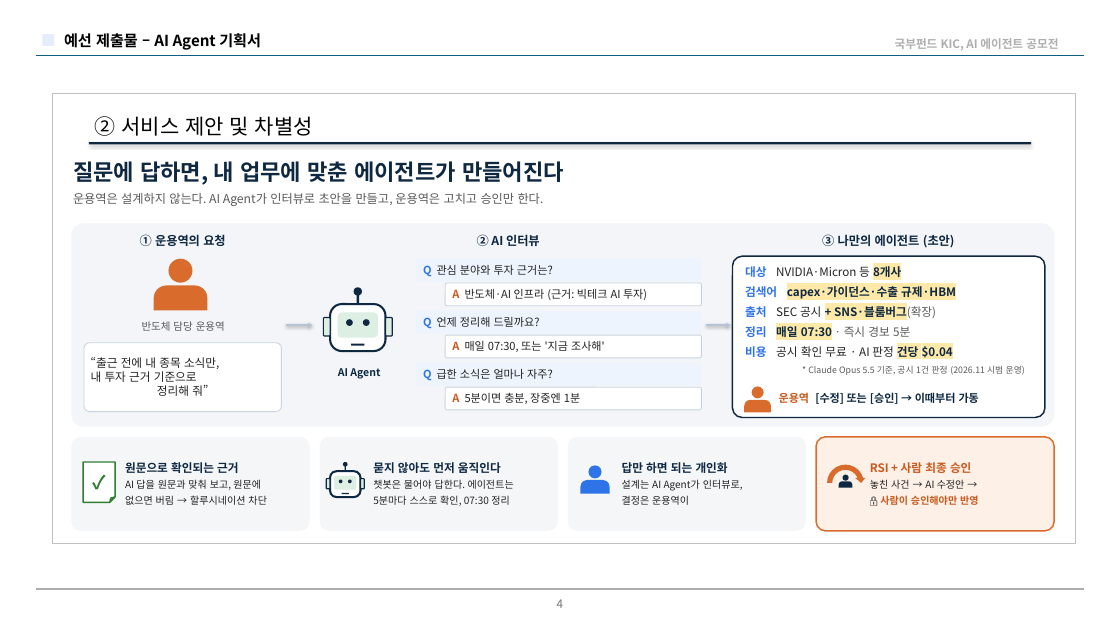
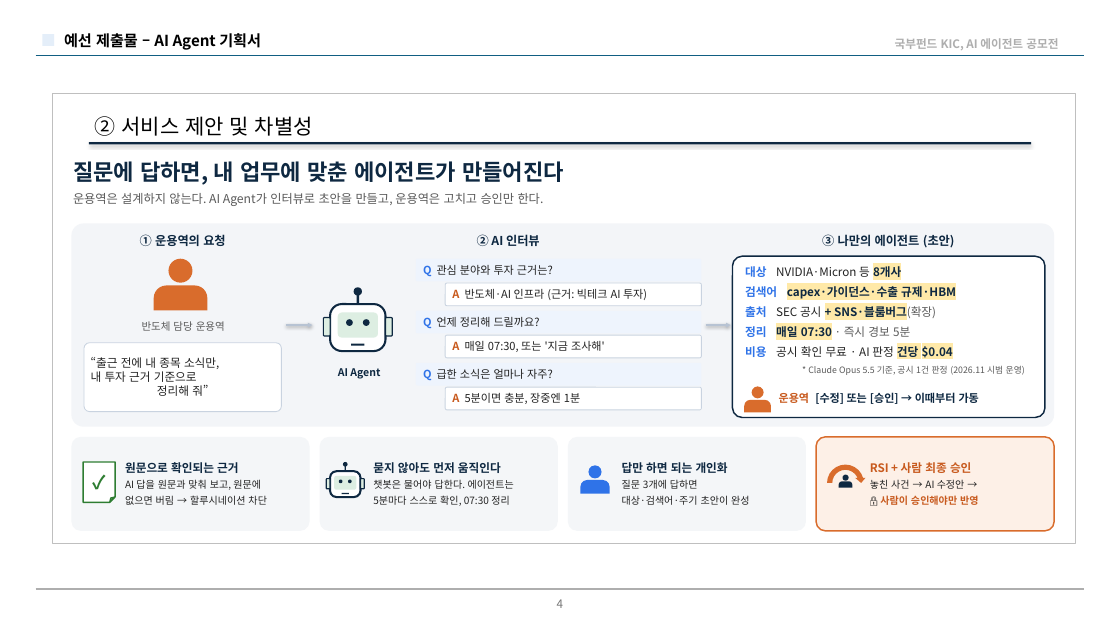
Before and after one commit to moon3853/thesis-fit, a slide deck: slide 4 of deck/KIC_최종기획서_ThesisFit.pptx. Drawn at 1120x630 pixels with LibreOffice and Linux fonts; fonts in the diff are those of the drawing; background and template pictures are left out. Boxes give left, top, right and bottom in pixels: in the first picture for what was removed or moved away, otherwise in the second. Text is boxed around its words. In the diff, an @@ line names an element or a change of style, - is before the commit and + after.

```diff
--- a/deck/KIC_최종기획서_ThesisFit.pptx
+++ b/deck/KIC_최종기획서_ThesisFit.pptx
@@ text at (x1=622, y1=479, x2=749, y2=505): text changed @@
-설계는 AI Agent가 인터뷰로,
-결정은 운용역이
+질문 3개에 답하면
+대상·검색어·주기 초안이 완성
```
Also in this commit, not shown: 6 other slides changed, 4 other files.
